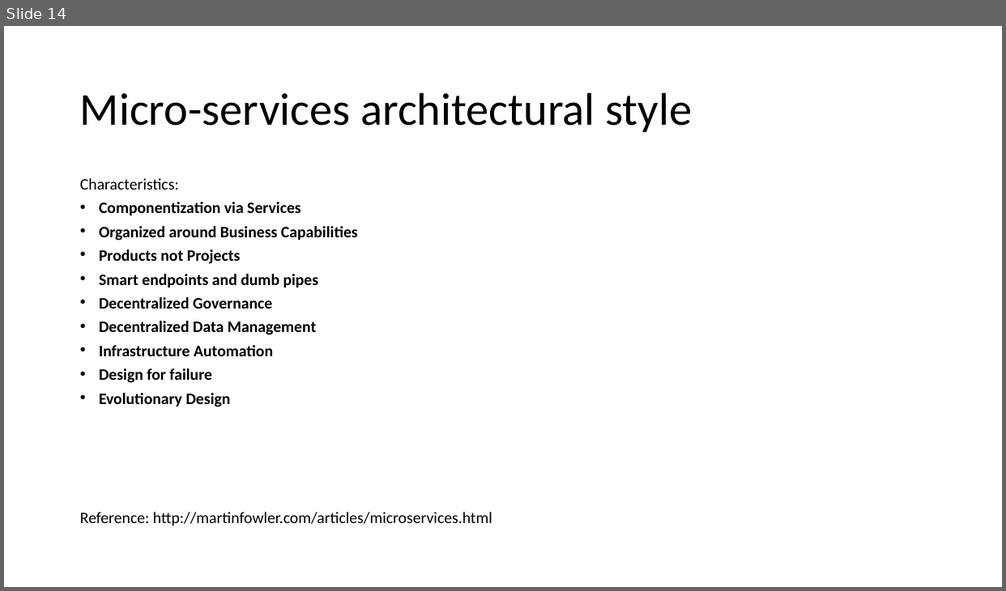
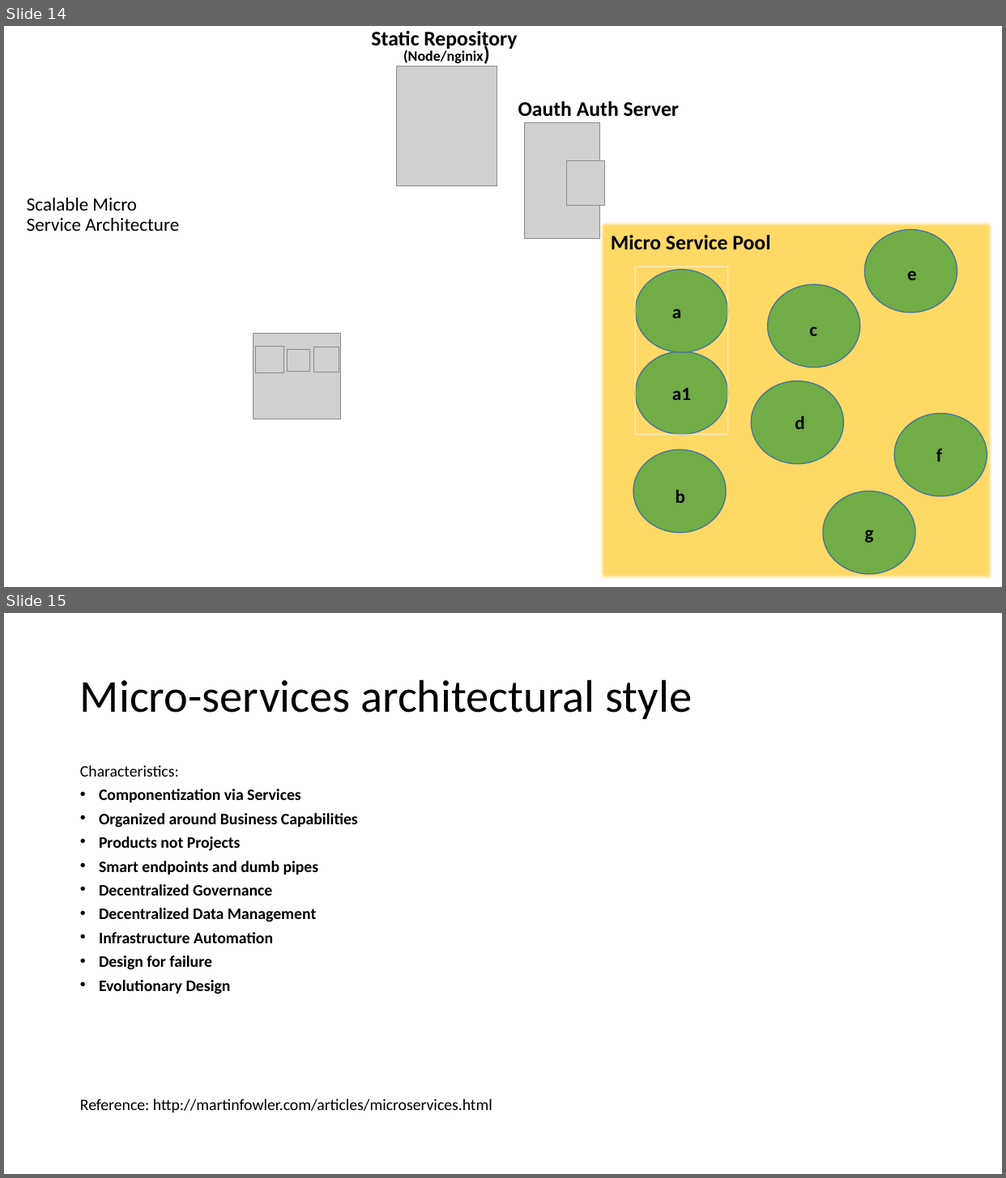
Before and after one commit to batchu/spring-boot-ujug, a slide deck: Spring Boot.pptx. Shown one above the other, each under a label of ours: slide 14 before the commit, slides 14 and 15 after it. The pictures are 1006x591 and 1006x1178 pixels, drawn with LibreOffice and Linux fonts; fonts in the diff are those of the drawing; grey boxes stand for pictures. Boxes give left, top, right and bottom in pixels: in the first picture for what was removed or moved away, otherwise in the second. Text is boxed around its words. In the diff, an @@ line names an element or a change of style, - is before the commit and + after.

```diff
--- a/Spring Boot.pptx
+++ b/Spring Boot.pptx
@@ slide 14 added at (x1=4, y1=26, x2=1002, y2=587), background #FFFFFF @@
@@ text added at (x1=371, y1=31, x2=517, y2=63), 20 pt, text #000000, bold @@
+Static Repository
+(Node/nginix)
@@ picture added at (x1=396, y1=66, x2=496, y2=186) @@
@@ text added at (x1=518, y1=101, x2=679, y2=117), 20 pt, text #000000, bold @@
+Oauth Auth Server
@@ picture added at (x1=524, y1=122, x2=600, y2=238) @@
@@ picture added at (x1=566, y1=160, x2=604, y2=206) @@
@@ title added at (x1=27, y1=198, x2=179, y2=231), 18 pt, text #000000 @@
+Scalable Micro Service Architecture
@@ rectangle added at (x1=600, y1=221, x2=993, y2=580), fill #FFD966, outline #43739E 1 pt @@
@@ text added at (x1=611, y1=235, x2=770, y2=250), 20 pt, text #000000, bold @@
+Micro Service Pool
@@ ellipse added at (x1=865, y1=229, x2=957, y2=313), fill #70AD47, outline #43739E 1 pt @@
@@ rectangle added at (x1=635, y1=267, x2=728, y2=435), outline #FFFFFF 1 pt @@
@@ ellipse added at (x1=635, y1=270, x2=728, y2=353), fill #70AD47, outline #43739E 1 pt @@
@@ ellipse added at (x1=768, y1=285, x2=860, y2=368), fill #70AD47, outline #43739E 1 pt @@
@@ text added at (x1=907, y1=271, x2=917, y2=280), 18 pt, text #000000, bold @@
+e
@@ text added at (x1=672, y1=309, x2=681, y2=318), 18 pt, text #000000, bold @@
+a
@@ picture added at (x1=253, y1=334, x2=341, y2=420) @@
@@ text added at (x1=809, y1=327, x2=817, y2=336), 18 pt, text #000000, bold @@
+c
@@ picture added at (x1=256, y1=347, x2=284, y2=373) @@
@@ picture added at (x1=287, y1=349, x2=309, y2=372) @@
@@ picture added at (x1=314, y1=347, x2=339, y2=373) @@
@@ ellipse added at (x1=635, y1=352, x2=728, y2=435), fill #70AD47, outline #43739E 1 pt @@
@@ text added at (x1=672, y1=388, x2=691, y2=400), 18 pt, text #000000, bold @@
+a1
@@ ellipse added at (x1=751, y1=382, x2=844, y2=465), fill #70AD47, outline #43739E 1 pt @@
@@ ellipse added at (x1=895, y1=414, x2=987, y2=497), fill #70AD47, outline #43739E 1 pt @@
@@ text added at (x1=795, y1=416, x2=804, y2=429), 18 pt, text #000000, bold @@
+d
@@ ellipse added at (x1=633, y1=450, x2=727, y2=533), fill #70AD47, outline #43739E 1 pt @@
@@ text added at (x1=936, y1=449, x2=942, y2=462), 18 pt, text #000000, bold @@
+f
@@ text added at (x1=675, y1=490, x2=685, y2=503), 18 pt, text #000000, bold @@
+b
@@ ellipse added at (x1=823, y1=492, x2=916, y2=574), fill #70AD47, outline #43739E 1 pt @@
@@ text added at (x1=865, y1=530, x2=874, y2=543), 18 pt, text #000000, bold @@
+g
@@ what was slide 14 is now slide 15 @@
```
Also in this commit, not shown: 1 slide changed.
